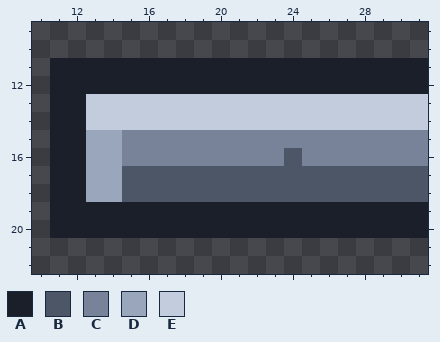
File history of a pixel-art file, tiles/wall_end_e.aseprite. This is how it looked before the edit.
32x32 pixels, 1 frame. Shown: x 10..31, y 9..22.
Palette (. is transparent): A #1b1f2a  B #4c5666  C #78839a  D #9aa6bc  E #c3ccdc
New version:
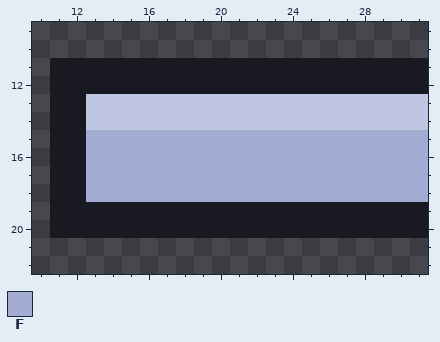
Colours new in this view: F #a3abd2
Changes in this commit:
colour A: #1b1f2a -> #191922
colour E: #c3ccdc -> #bfc6e2
Changed rows in their new state; - is a pixel that keeps its letter.
Layers "ink", "flat":
first column x 13:
15 FFFFFFFFFFFFFFFFFFF
16 FFFFFFFFFFFFFFFFFFF
17 FFFFFFFFFFFFFFFFFFF
18 FFFFFFFFFFFFFFFFFFF
